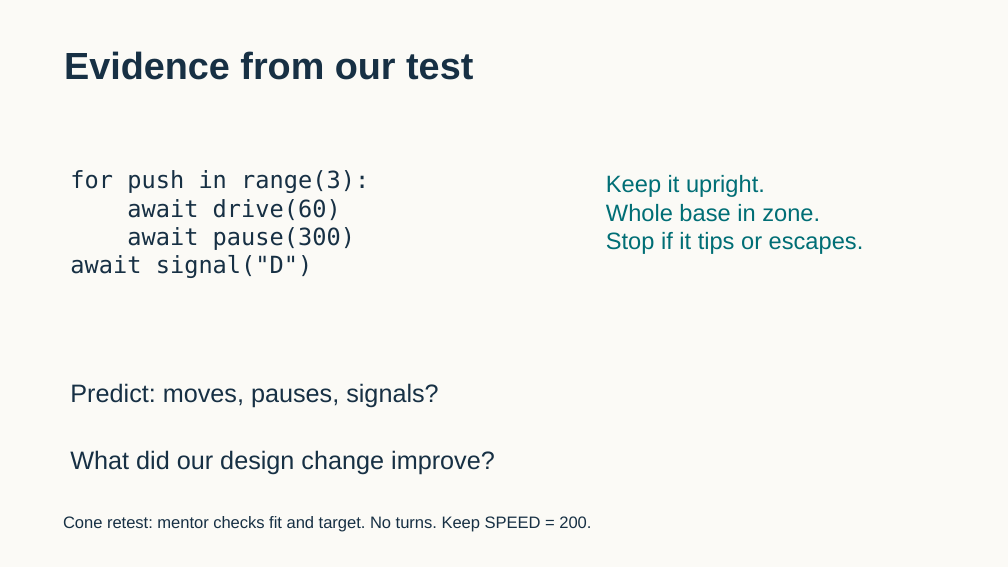
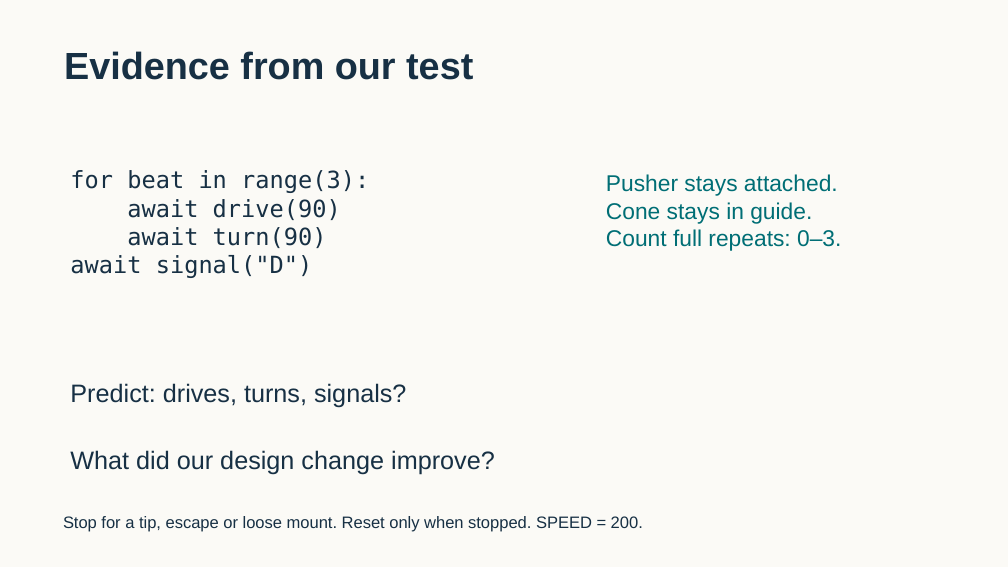
Before and after one commit to FRC999/YMCA-SPIKE-education, a slide deck: slide 6 of 03_Presentations/W03_dance.pptx. Drawn at 1008x567 pixels with LibreOffice and Linux fonts; fonts in the diff are those of the drawing. Boxes give left, top, right and bottom in pixels: in the first picture for what was removed or moved away, otherwise in the second. Text is boxed around its words. In the diff, an @@ line names an element or a change of style, - is before the commit and + after.

Commit message:
Test attached cone pushers during the Week 3 dance including turns

```diff
--- a/03_Presentations/W03_dance.pptx
+++ b/03_Presentations/W03_dance.pptx
@@ text at [70,170,369,248]: text changed @@
-for push in range(3):
-await drive(60)
-await pause(300)
+for beat in range(3):
+await drive(90)
+await turn(90)
@@ text at [606,174,841,251]: text changed; size 22.5 to 21.8 pt @@
-Keep it upright.
-Whole base in zone.
-Stop if it tips or escapes.
+Pusher stays attached.
+Cone stays in guide.
+Count full repeats: 0–3.
@@ text at [70,383,406,408]: text changed @@
-Predict: moves, pauses, signals?
+Predict: drives, turns, signals?
@@ text at [63,516,643,532]: text changed @@
-Cone retest: mentor checks fit and target. No turns. Keep SPEED = 200.
+Stop for a tip, escape or loose mount. Reset only when stopped. SPEED = 200.
```
Also in this commit, not shown: 5 other slides changed, 23 other files.
